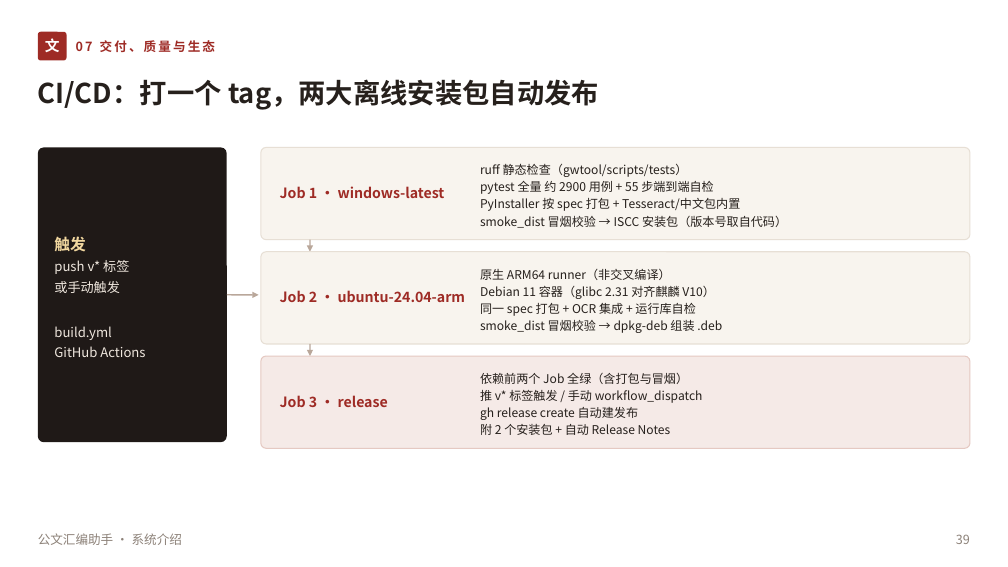
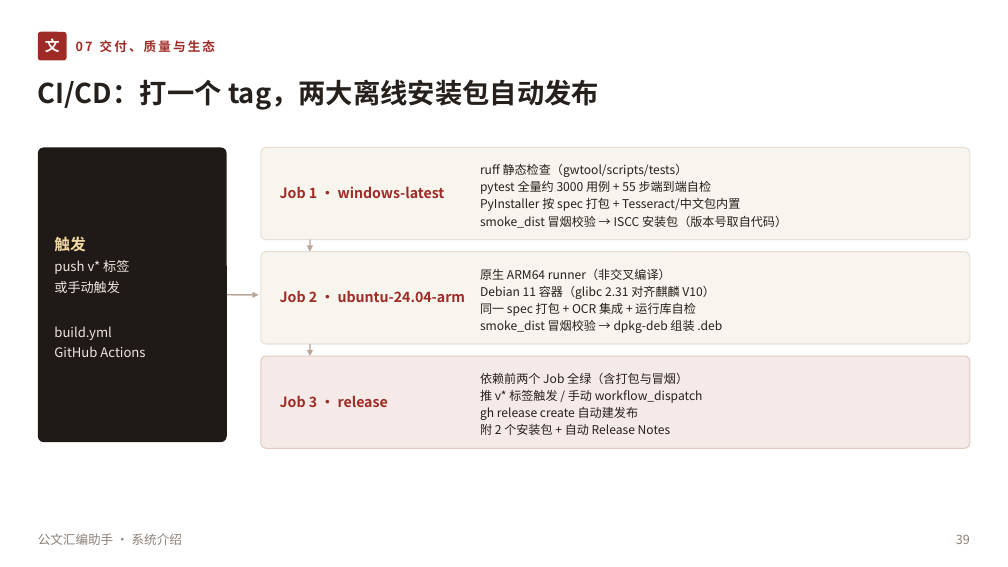
Before and after one commit to lzh745200/gwtool, a slide deck: slide 39 of doc/公文汇编助手-系统介绍.pptx. Drawn at 1008x567 pixels with LibreOffice and Linux fonts; fonts in the diff are those of the drawing. Boxes give left, top, right and bottom in pixels: in the first picture for what was removed or moved away, otherwise in the second. Text is boxed around its words. In the diff, an @@ line names an element or a change of style, - is before the commit and + after.

```diff
--- a/doc/公文汇编助手-系统介绍.pptx
+++ b/doc/公文汇编助手-系统介绍.pptx
@@ text at (x1=480, y1=181, x2=712, y2=194): text changed @@
-pytest 全量 约 2900 用例 + 55 步端到端自检
+pytest 全量约 3000 用例 + 55 步端到端自检
```
Also in this commit, not shown: 7 other slides changed, 38 other files.
